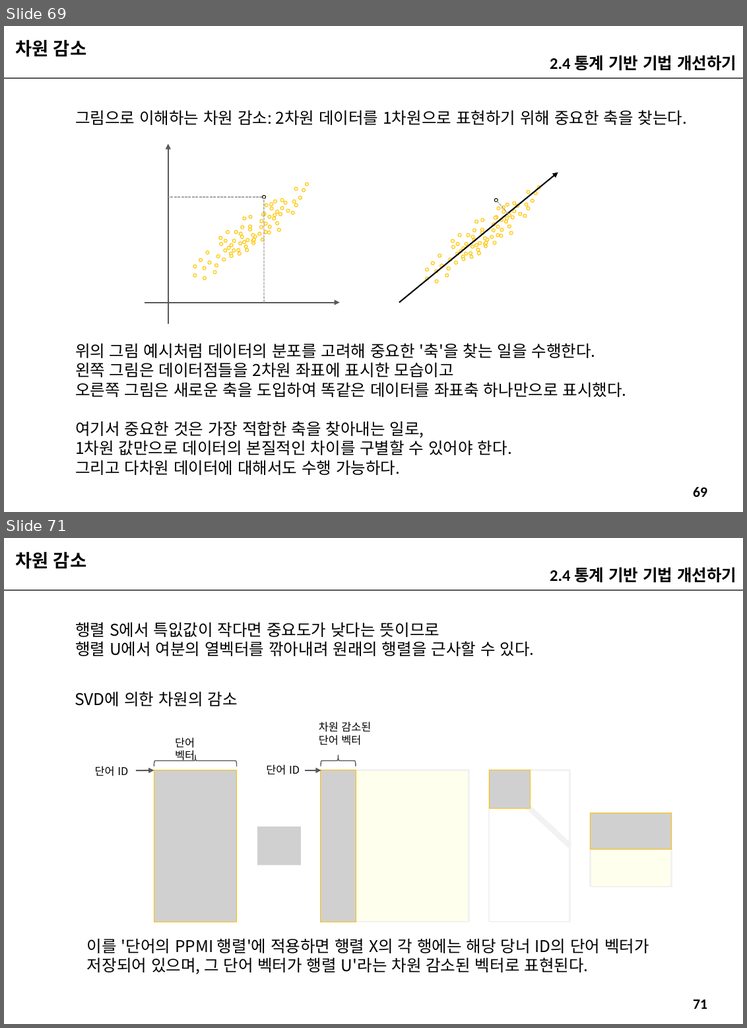
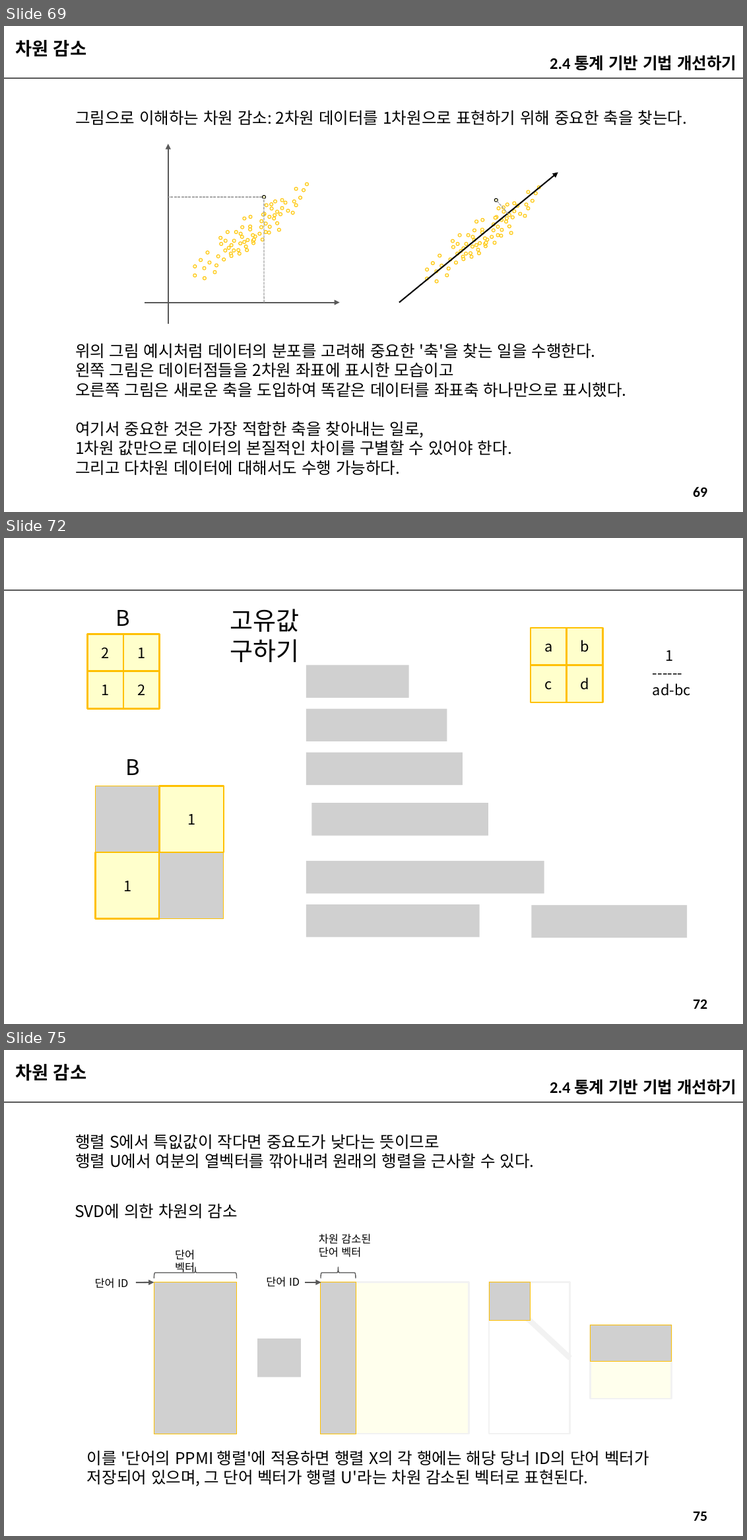
Before and after one commit to imguru-mooc/deep_learning_nlp, a slide deck: 인공지능_자연어처리_2_판서.pptx. Shown one above the other, each under a label of ours: slides 69 and 71 before the commit, slides 69, 72 and 75 after it; the slides between them are not shown. The pictures are 747x1028 and 747x1540 pixels, drawn with LibreOffice and Linux fonts; fonts in the diff are those of the drawing; grey boxes stand for pictures. Boxes give left, top, right and bottom in pixels: in the first picture for what was removed or moved away, otherwise in the second. Text is boxed around its words. In the diff, an @@ line names an element or a change of style, - is before the commit and + after.

```diff
--- a/인공지능_자연어처리_2_판서.pptx
+++ b/인공지능_자연어처리_2_판서.pptx
@@ slide 72 added at <box>4,538,743,1024</box>, background #FFFFFF; not listed: 2 template elements that a slide beside it also shows @@
@@ text added at <box>116,610,130,626</box>, 24 pt, text #000000 @@
+B
@@ text added at <box>230,609,300,662</box>, 28 pt, text #000000 @@
+고유값 구하기
@@ rectangle added at <box>88,634,123,671</box>, fill #FFFFCC, outline #FFC000 2 pt, 16 pt, text #000000 @@
+2
@@ rectangle added at <box>123,634,160,671</box>, fill #FFFFCC, outline #FFC000 2 pt, 16 pt, text #000000 @@
+1
@@ rectangle added at <box>530,627,566,665</box>, fill #FFFFCC, outline #FFC000 2 pt, 16 pt, text #000000 @@
+a
@@ rectangle added at <box>566,627,603,665</box>, fill #FFFFCC, outline #FFC000 2 pt, 16 pt, text #000000 @@
+b
@@ text added at <box>653,650,691,696</box>, 16 pt, text #000000 @@
+1
+------
+ad-bc
@@ rectangle added at <box>88,671,123,709</box>, fill #FFFFCC, outline #FFC000 2 pt, 16 pt, text #000000 @@
+1
@@ rectangle added at <box>123,671,160,709</box>, fill #FFFFCC, outline #FFC000 2 pt, 16 pt, text #000000 @@
+2
@@ picture added at <box>306,665,409,697</box> @@
@@ rectangle added at <box>530,665,566,702</box>, fill #FFFFCC, outline #FFC000 2 pt, 16 pt, text #000000 @@
+c
@@ rectangle added at <box>566,665,603,702</box>, fill #FFFFCC, outline #FFC000 2 pt, 16 pt, text #000000 @@
+d
@@ picture added at <box>306,708,448,741</box> @@
@@ picture added at <box>306,752,462,785</box> @@
@@ text added at <box>126,759,140,775</box>, 24 pt, text #000000 @@
+B
@@ picture added at <box>312,803,489,835</box> @@
@@ group added at <box>95,786,223,918</box>: 2 pictures, 2 rectangles @@
+1
+1
@@ picture added at <box>306,860,545,892</box> @@
@@ picture added at <box>306,904,480,936</box> @@
@@ picture added at <box>531,904,687,937</box> @@
@@ what was slide 71 is now slide 75 @@
@@ page number at <box>693,1511,708,1521</box>: text changed @@
-71
+75
```
Also in this commit, not shown: 5 slides changed, 6 other slides added.
